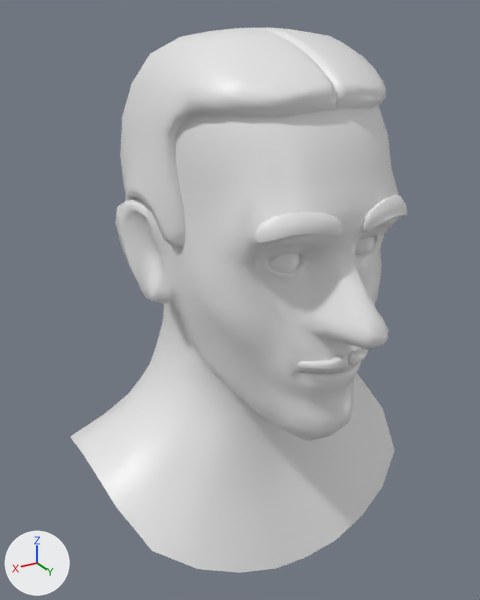
One commit to the FBX model Assets/3Dmodels/3Dmodels_Heads/3Dmodels_Heads_1MainCharacters/3Dmodel_Head_MainCharacter_IvanPetrovich/3Dmodel_Head_MainCharacter_IvanPetrovich.fbx: the scene before it, then after it.
The view is the same before and after, from a 50 mm lens placed at (0.23, 0.383, 1.781), pointed at (0.009, 0.014, 1.597). Lighting does not change. The marker at lower left points along +X, +Y and +Z. The first picture is the older version. Where no turn or scale is listed for an object, it has been applied to the vertices.

In view in the first picture: 'Head_MainCharacter_IvanPetrovich'.
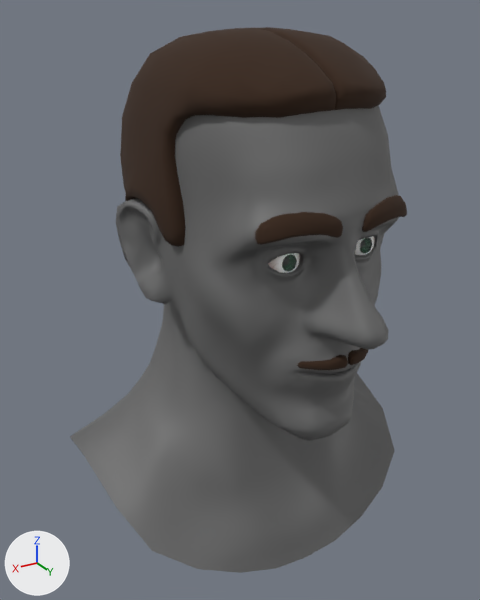
Patch to the scene script:
```diff
--- a/Assets/3Dmodels/3Dmodels_Heads/3Dmodels_Heads_1MainCharacters/3Dmodel_Head_MainCharacter_IvanPetrovich/3Dmodel_Head_MainCharacter_IvanPetrovich.fbx.py
+++ b/Assets/3Dmodels/3Dmodels_Heads/3Dmodels_Heads_1MainCharacters/3Dmodel_Head_MainCharacter_IvanPetrovich/3Dmodel_Head_MainCharacter_IvanPetrovich.fbx.py
@@ img_texture_head_1maincharacter_ivanpetrovich_nmap_png @@
+img_texture_head_1maincharacter_ivanpetrovich_nmap_png = load_image('Texture_Head_1MainCharacter_IvanPetrovich_Nmap.png', '../3Dmodel_Head_1MainCharacter_IvanPetrovich/Texture_Head_1MainCharacter_IvanPetrovich_Nmap.png', 2048, 2048, 'Non-Color')
@@ mat_material_hair @@
 mat_material_hair = principled_material('Material_Hair')
-mat_material_hair.base_color = (0.799, 0.799, 0.799)  # white #e7e7e7
+mat_material_hair.base_color = (0.0381, 0.0166, 0.00685)  # brown #372314
 mat_material_hair.roughness = 0.4
@@ mat_material_head_1maincharacter_ivanpetrovich @@
+mat_material_head_1maincharacter_ivanpetrovich = bpy.data.materials.new('Material_Head_1MainCharacter_IvanPetrovich')
+# colours: dark grey #696969
+# uses the picture img_texture_head_1maincharacter_ivanpetrovich_nmap_png
@@ me_head_maincharacter_ivanpetrovich @@
 me_head_maincharacter_ivanpetrovich.from_pydata(...)  # 2419 vertices, 2331 faces; spans x -0.123..0.123, y -0.109..0.146, z 1.422..1.774
 # used by ob_head_maincharacter_ivanpetrovich; location = (0.0, 0.0, 0.0)
+# me_head_maincharacter_ivanpetrovich part 1: all 1261 faces that had it switch from mat_material_head_maincharacter_ivanpetrovich (white #e7e7e7) to mat_material_head_1maincharacter_ivanpetrovich
 me_head_maincharacter_ivanpetrovich.materials.append(mat_material_head_human_teeth_eyes)
```

Changed parts and their boxes [x1, y1, x2, y2] in the pictures (480 x 600 px):
'Head_MainCharacter_IvanPetrovich', recoloured (white to grey)
    both: [70, 27, 407, 573]
part 1 of me_head_maincharacter_ivanpetrovich, recoloured (white to grey)
    both: [70, 106, 399, 573]
